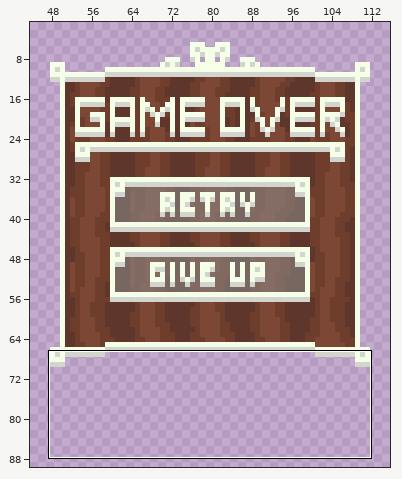
Pixel-art file, stored at UI/.ase/GameOverMenu.aseprite. The picture above shows the old version from afar; the outline marks the close-up.
Close-up. First the earlier version:
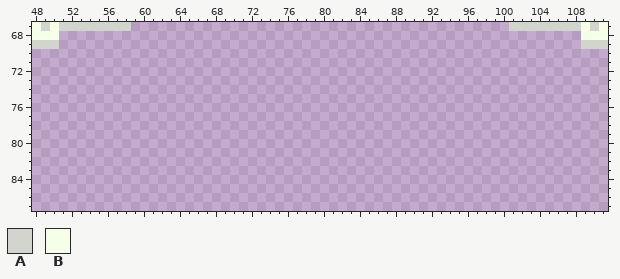
160x90 pixels, 1 frame. Shown: x 48..111, y 67..87. The old version is drawn lined up with the new one. The wide view leaves out empty margins.
Visible layers, top first: "Game Over-Text", "Retry-Button Frame", "Retry-Button Text", "Retry-Button Back" opacity 75%, "GiveUp-Button Frame", "GiveUp-Button Text", "GiveUp-Button Back" opacity 75%, "Mold", "Logs".
Palette (. is transparent): A #d1d5cd  B #f5ffe8
Pixels before, first column x 48:
67 BABAAAAAAAA..........................................AAAAAAAABAB
68 BBB..........................................................BBB
69 AAA..........................................................AAA
After the commit:
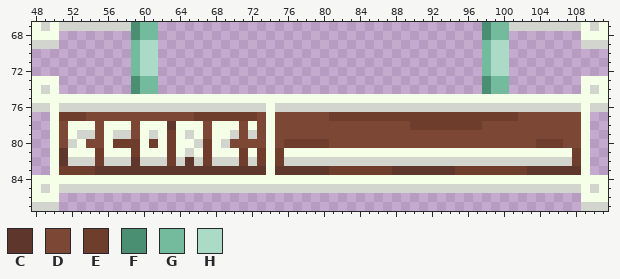
Colours new in this view: C #5e362b  D #7d4736  E #6e3d2b  F #4a8f72  G #74ba9d  H #abdbc7
Commit: GameOver Menu-Edless(with score)
Diff:
whole drawing moved by +0,-6 (the old picture is shown already moved)
y 67..68: x 59..61 ... -> FGG; x 98..100 ... -> FGG
y 69..72: x 59..61 ... -> GHH; x 98..100 ... -> GHH
y 73: x 48..50 ... -> BBB; x 59..61 ... -> FGG; x 98..100 ... -> FGG; x 109..111 ... -> BBB
y 74: x 48..50 ... -> BAB; x 59..61 ... -> FGG; x 98..100 ... -> FGG; x 109..111 ... -> BAB
y 75: x 48..111 ................................................................ -> BBBBBBBBBBBBBBBBBBBBBBBBBBBBBBBBBBBBBBBBBBBBBBBBBBBBBBBBBBBBBBBB
y 76: x 48..111 ................................................................ -> AABAAAAAAAAAAAAAAAAAAAAAAABAAAAAAAAAAAAAAAAAAAAAAAAAAAAAAAAAABAA
y 77: x 50..109 ............................................................ -> BEEEDDDDDDDDDDDDEEEEEEEDBDDDDDDEEEEEEEEEEEEEEEEEEEEEDDDDDDDB
y 78: x 50..109 ............................................................ -> BDBBBDBBBDBBBCBBBDBBBDBDBDDDDDDDDDDDDDDDEEEEEEEEDDDDDDDDDDDB
y 79: x 50..109 ............................................................ -> BDBAADBAADBABEBABDBBADADBDDDDDDDDDDDDDDDDDDDDDDDDDDDDDDDDDDB
y 80: x 50..109 ............................................................ -> BDABDDBEEEBEBEBBAEBADDDDBDEEEEEDDDDDDDDDDDDDDDDDDDDDDDEEEDDB
y 81: x 50..109 ............................................................ -> BCBBBEBBBEBBBEBABEBBBEBEBEBBBBBBBBBBBBBBBBBBBBBBBBBBBBBBBBEB
y 82: x 50..109 ............................................................ -> BCAAAEAAACAAAEACAEAAAEAEBEAAAAAAAAAAAAAAAAAAAAAAAAAAAAAAAAEB
y 83: x 50..109 ............................................................ -> BEEEECCCCCCCCCCCCCCCCCCCBCCCCCCEEEEEEECCCCCCCEEEEEEEECCCCCCB
y 84: x 48..111 ................................................................ -> BBBBBBBBBBBBBBBBBBBBBBBBBBBBBBBBBBBBBBBBBBBBBBBBBBBBBBBBBBBBBBBB
y 85: x 48..111 ................................................................ -> BABAAAAAAAAAAAAAAAAAAAAAAAAAAAAAAAAAAAAAAAAAAAAAAAAAAAAAAAAAABAB
y 86: x 48..50 ... -> BBB; x 109..111 ... -> BBB
y 87: x 48..50 ... -> AAA; x 109..111 ... -> AAA
